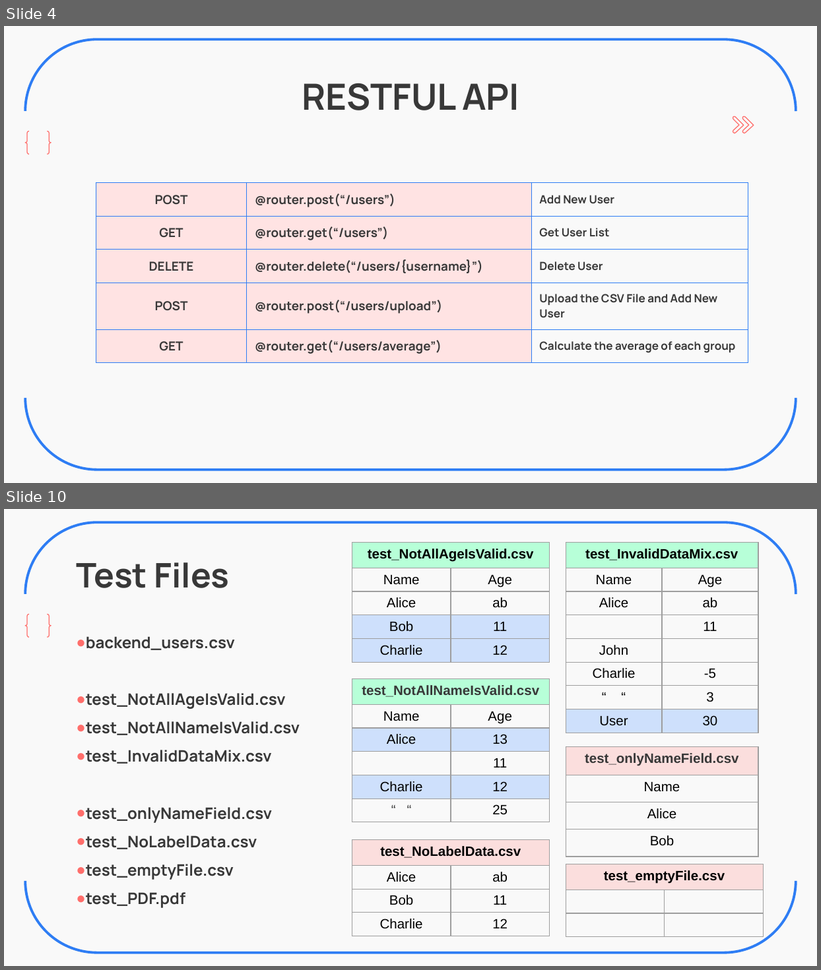
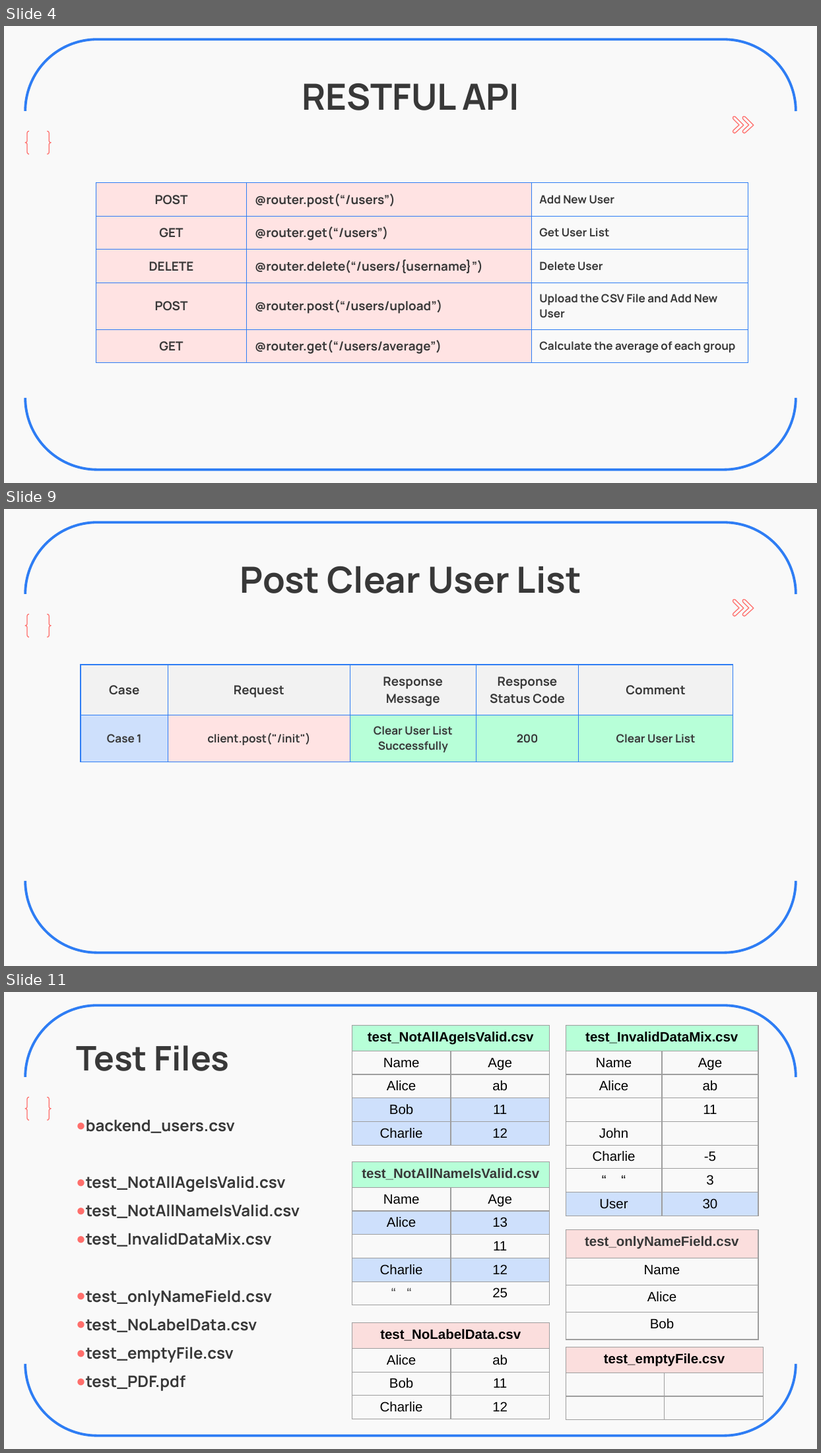
Before and after one commit to ZavierHuang/RESTFUL-API-DESIGN, a slide deck: 黃昱叡_SW2_Backend_Practice.pptx. Shown one above the other, each under a label of ours: slides 4 and 10 before the commit, slides 4, 9 and 11 after it; the slides between them are not shown. The pictures are 821x970 and 821x1453 pixels, drawn with LibreOffice and Linux fonts; fonts in the diff are those of the drawing. Boxes give left, top, right and bottom in pixels: in the first picture for what was removed or moved away, otherwise in the second. Text is boxed around its words. In the diff, an @@ line names an element or a change of style, - is before the commit and + after.

```diff
--- a/黃昱叡_SW2_Backend_Practice.pptx
+++ b/黃昱叡_SW2_Backend_Practice.pptx
@@ slide 9 added at (x1=4, y1=509, x2=817, y2=966), background #F9F9F9; not listed: 2 template elements that a slide beside it also shows @@
@@ title added at (x1=240, y1=566, x2=582, y2=593), 32 pt, text #383838, bold @@
+Post Clear User List
@@ freeform shape added at (x1=733, y1=599, x2=743, y2=617), fill #F9F9F9, outline #FF6E6B 0.75 pt @@
@@ freeform shape added at (x1=743, y1=599, x2=754, y2=617), fill #F9F9F9, outline #FF6E6B 0.75 pt @@
@@ table added at (x1=81, y1=665, x2=733, y2=755), 2 rows, 5 columns @@
+Case | Request | Response Message | Response Status Code | Comment
+Case 1 | client.post("/init") | Clear User List Successfully | 200 | Clear User List
@@ rectangle added at (x1=290, y1=864, x2=561, y2=937), fill #F9F9F9 @@
@@ what was slide 10 is now slide 11 @@
```
Also in this commit, not shown: 11 slides changed.
